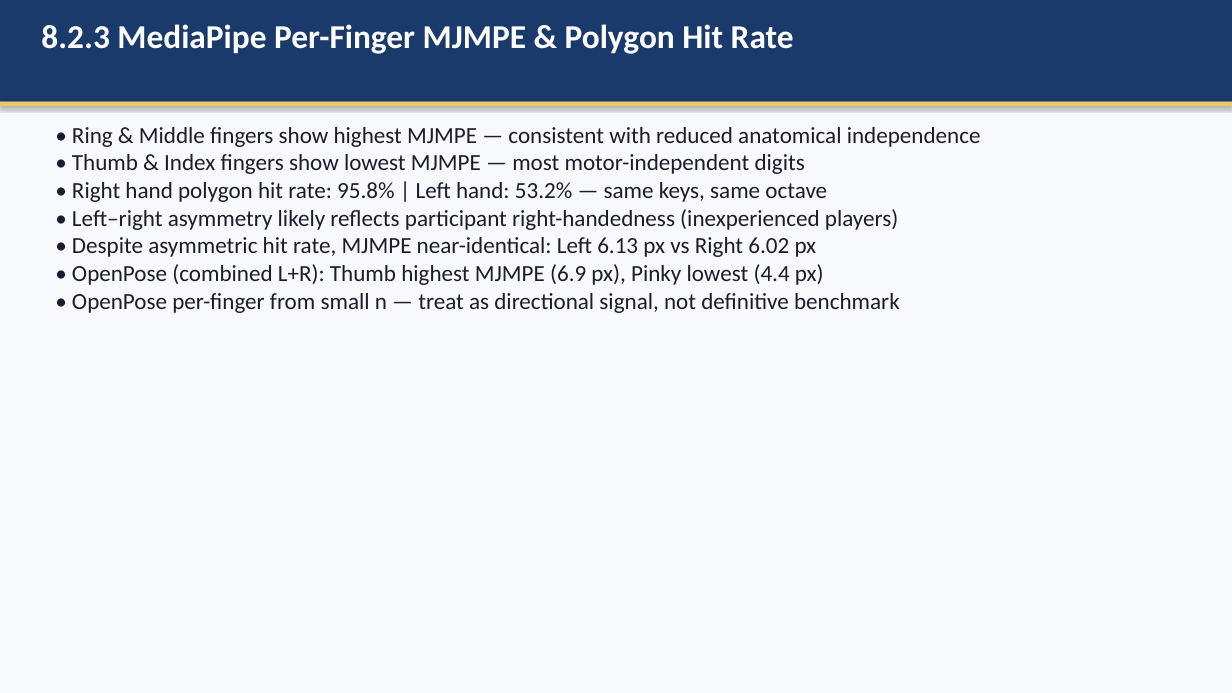
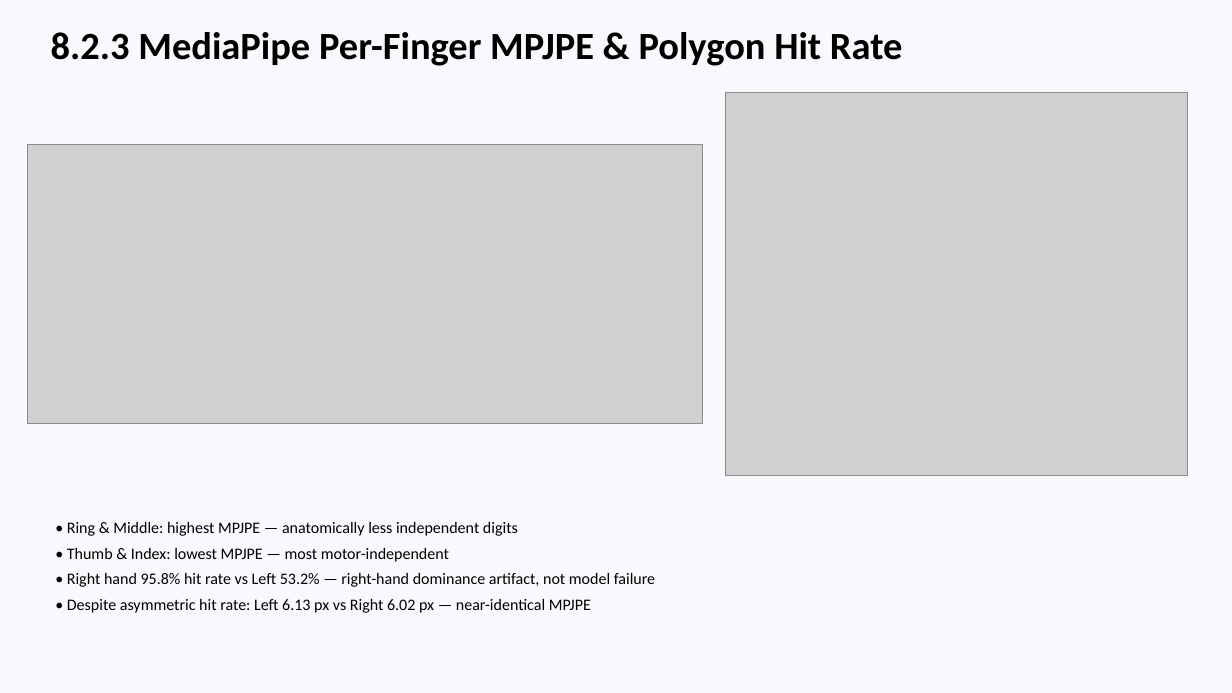
Before and after one commit to AayamRegmi/Comparative-Evaluation-of-Vision-Based-Finger-Tracking-for-Piano-Interaction, a slide deck: slide 16 of Documentation/Piano_Finger_Tracking_Presentation.pptx (slide 24 before the commit). Drawn at 1232x693 pixels with LibreOffice and Linux fonts; fonts in the diff are those of the drawing; grey boxes stand for pictures. Boxes give left, top, right and bottom in pixels: in the first picture for what was removed or moved away, otherwise in the second. Text is boxed around its words. In the diff, an @@ line names an element or a change of style, - is before the commit and + after.

Commit message:
Update documentation: replace MJMPE with MPJPE in report figures and redesign presentation
- Replace all section-8 chart screenshots in Word report with regenerated MPJPE-labelled plots
- Add MediaPipe-only per-finger MPJPE chart (Fig 8.2.3.b) replacing the combined view
- Redesign PowerPoint to use image placeholders and reduced text across all slides

```diff
--- a/Documentation/Piano_Finger_Tracking_Presentation.pptx
+++ b/Documentation/Piano_Finger_Tracking_Presentation.pptx
@@ rectangle removed at bbox=[0, 0, 1232, 102] @@
@@ text at bbox=[51, 32, 903, 66]: text changed; size 26 to 30 pt; text colour #FFFFFF to #000000 @@
-8.2.3 MediaPipe Per-Finger MJMPE & Polygon Hit Rate
+8.2.3 MediaPipe Per-Finger MPJPE & Polygon Hit Rate
@@ rectangle removed at bbox=[0, 102, 1232, 106] @@
@@ picture added at bbox=[726, 92, 1188, 476] @@
@@ picture added at bbox=[28, 144, 702, 424] @@
@@ text at bbox=[67, 522, 655, 613]: text changed; size 18 to 12.5 pt; text colour #1C1C2E to #000000 @@
-• Ring & Middle fingers show highest MJMPE — consistent with reduced anatomical independence
-• Thumb & Index fingers show lowest MJMPE — most motor-independent digits
-• Right hand polygon hit rate: 95.8% | Left hand: 53.2% — same keys, same octave
-• Left–right asymmetry likely reflects participant right-handedness (inexperienced players)
-• Despite asymmetric hit rate, MJMPE near-identical: Left 6.13 px vs Right 6.02 px
-• OpenPose (combined L+R): Thumb highest MJMPE (6.9 px), Pinky lowest (4.4 px)
-• OpenPose per-finger from small n — treat as directional signal, not definitive benchmark
+• Ring & Middle: highest MPJPE — anatomically less independent digits
+• Thumb & Index: lowest MPJPE — most motor-independent
+• Right hand 95.8% hit rate vs Left 53.2% — right-hand dominance artifact, not model failure
+• Despite asymmetric hit rate: Left 6.13 px vs Right 6.02 px — near-identical MPJPE
```
Also in this commit, not shown: 13 other slides changed, 4 slides added, 12 slides removed, 1 other file.
